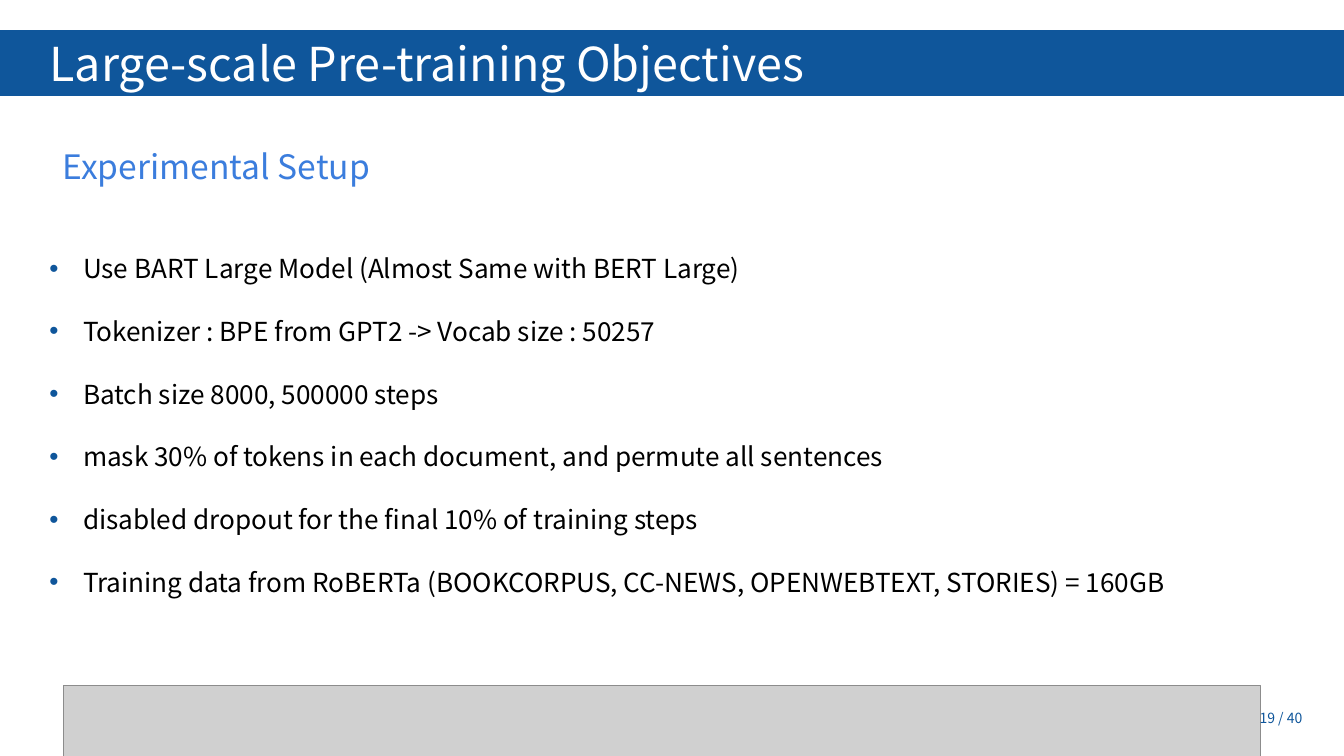
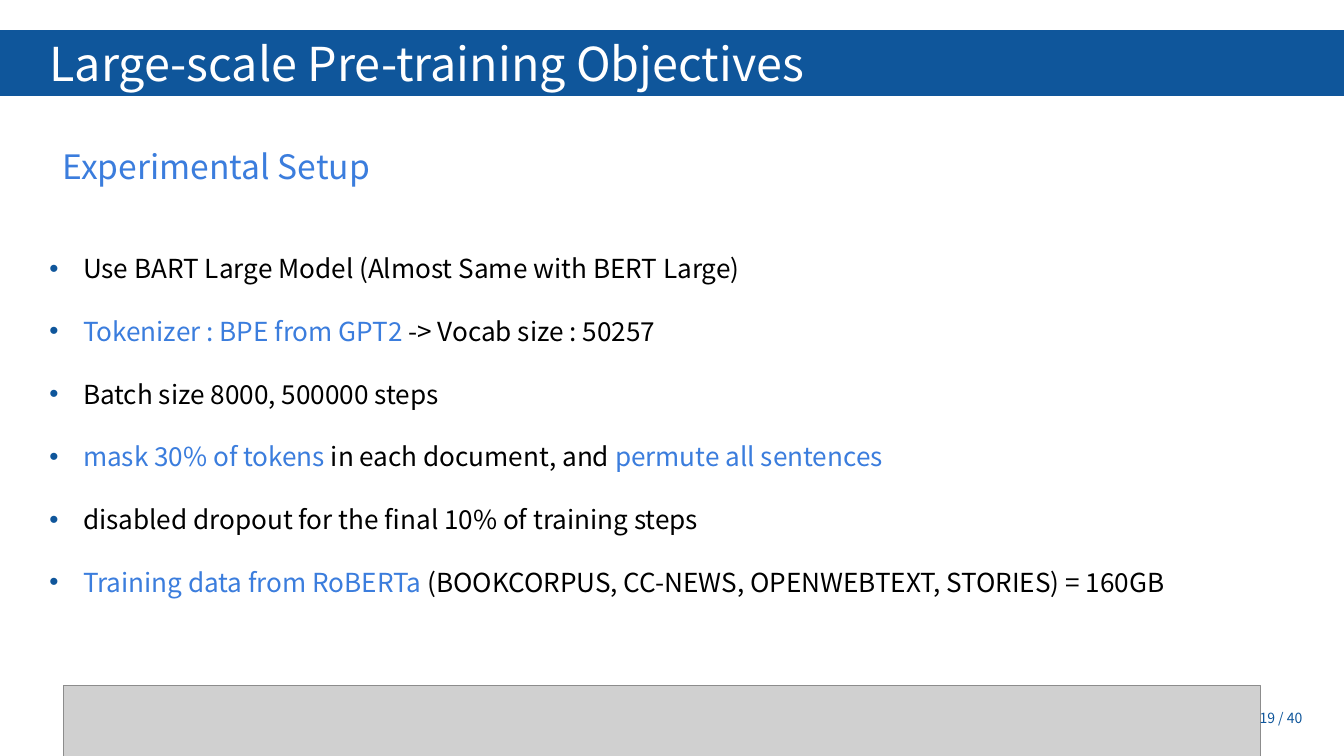
Before and after one commit to Tiabet/Paper-for-ML-DL, a slide deck: slide 19 of 세미나/BART_김정현.pptx. Drawn at 1344x756 pixels with LibreOffice and Linux fonts; fonts in the diff are those of the drawing; grey boxes stand for pictures; background and template pictures are left out. Boxes give left, top, right and bottom in pixels: in the first picture for what was removed or moved away, otherwise in the second. Text is boxed around its words. In the diff, an @@ line names an element or a change of style, - is before the commit and + after.

```diff
--- a/세미나/BART_김정현.pptx
+++ b/세미나/BART_김정현.pptx
@@ text at bbox=[83, 320, 1165, 599]: text colour #000000 to #3B7DDD in "Tokenizer : BPE from GPT2", "mask 30% of tokens permute all sentences", "Training data from RoBERTa" @@
```
Also in this commit, not shown: 3 other slides changed, 2 slides added, 13 other files.
